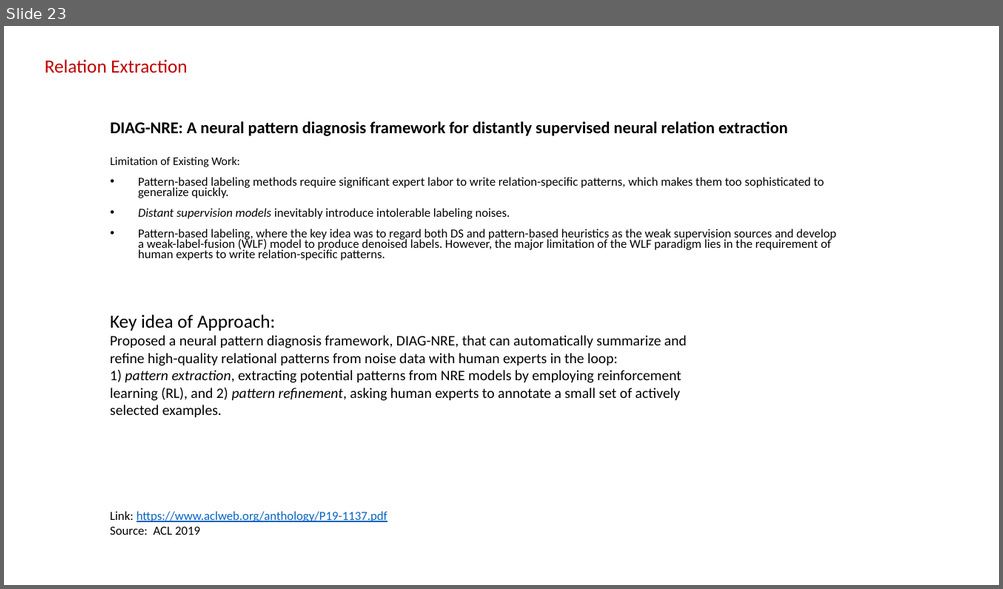
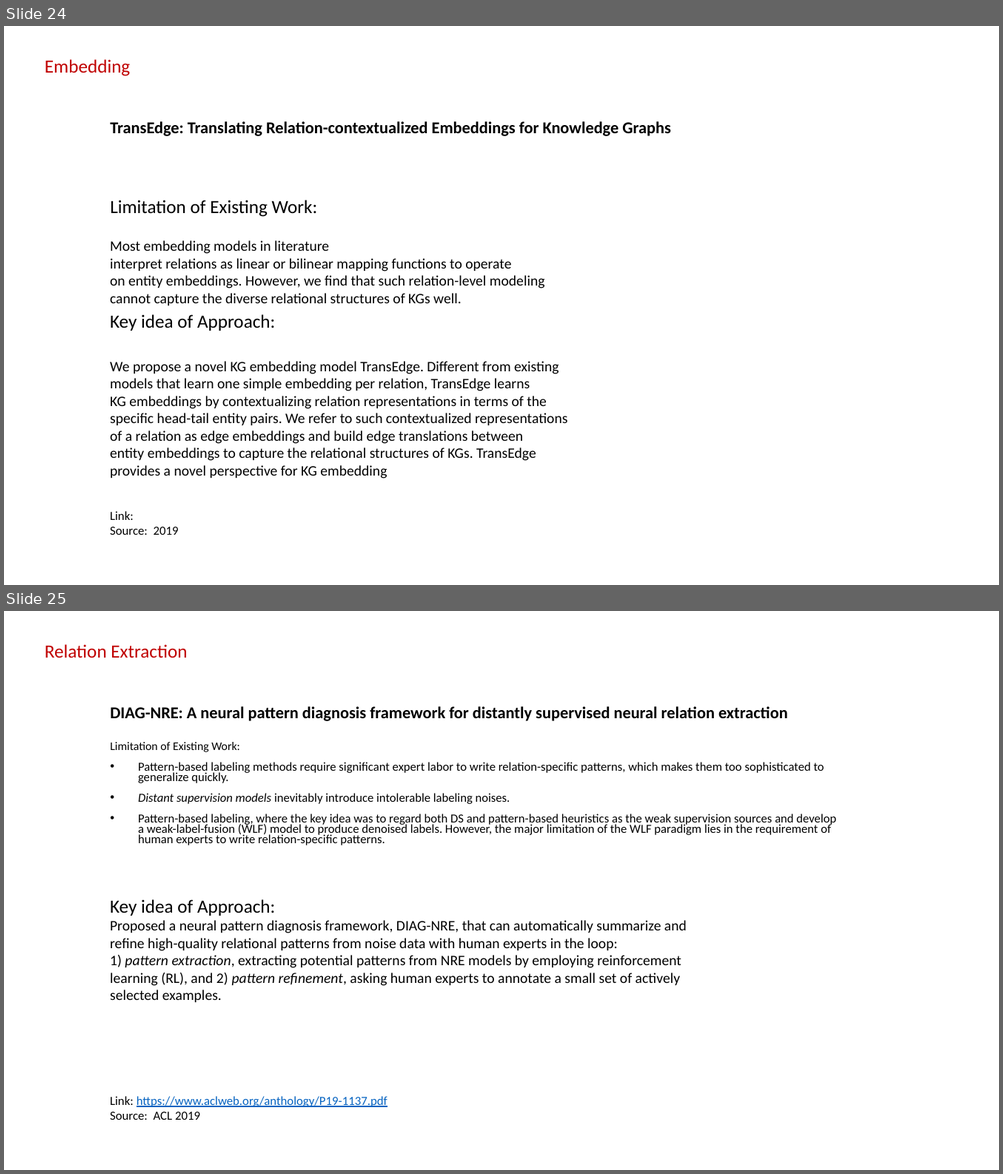
Before and after one commit to sylviawangfr/KGpaper, a slide deck: slides.pptx. Shown one above the other, each under a label of ours: slide 23 before the commit, slides 24 and 25 after it. The pictures are 1003x589 and 1003x1174 pixels, drawn with LibreOffice and Linux fonts; fonts in the diff are those of the drawing. Boxes give left, top, right and bottom in pixels: in the first picture for what was removed or moved away, otherwise in the second. Text is boxed around its words. In the diff, an @@ line names an element or a change of style, - is before the commit and + after.

```diff
--- a/slides.pptx
+++ b/slides.pptx
@@ slide 24 added at <box>4,26,999,585</box>, background #FFFFFF @@
@@ text added at <box>45,59,130,76</box>, 18 pt, text #C00000 @@
+Embedding
@@ title added at <box>110,121,671,136</box>, 16 pt, text #000000, bold @@
+TransEdge: Translating Relation-contextualized Embeddings for Knowledge Graphs
@@ subtitle added at <box>110,200,318,217</box>, 18 pt, text #000000 @@
+Limitation of Existing Work:
@@ text added at <box>110,241,545,306</box>, 14 pt, text #000000 @@
+Most embedding models in literature
+interpret relations as linear or bilinear mapping functions to operate
+on entity embeddings. However, we find that such relation-level modeling
+cannot capture the diverse relational structures of KGs well.
@@ text added at <box>110,315,275,331</box>, 18 pt, text #000000 @@
+Key idea of Approach:
@@ text added at <box>110,361,567,479</box>, 14 pt, text #000000 @@
+We propose a novel KG embedding model TransEdge. Different from existing
+models that learn one simple embedding per relation, TransEdge learns
+KG embeddings by contextualizing relation representations in terms of the
+specific head-tail entity pairs. We refer to such contextualized representations
+of a relation as edge embeddings and build edge translations between
+entity embeddings to capture the relational structures of KGs. TransEdge
+provides a novel perspective for KG embedding
@@ text added at <box>110,511,179,535</box>, 12 pt, text #000000 @@
+Link:
+Source: 2019
@@ what was slide 23 is now slide 25 @@
```
Also in this commit, not shown: 8 slides changed, 2 other slides added, 1 slide removed, 2 other files.
